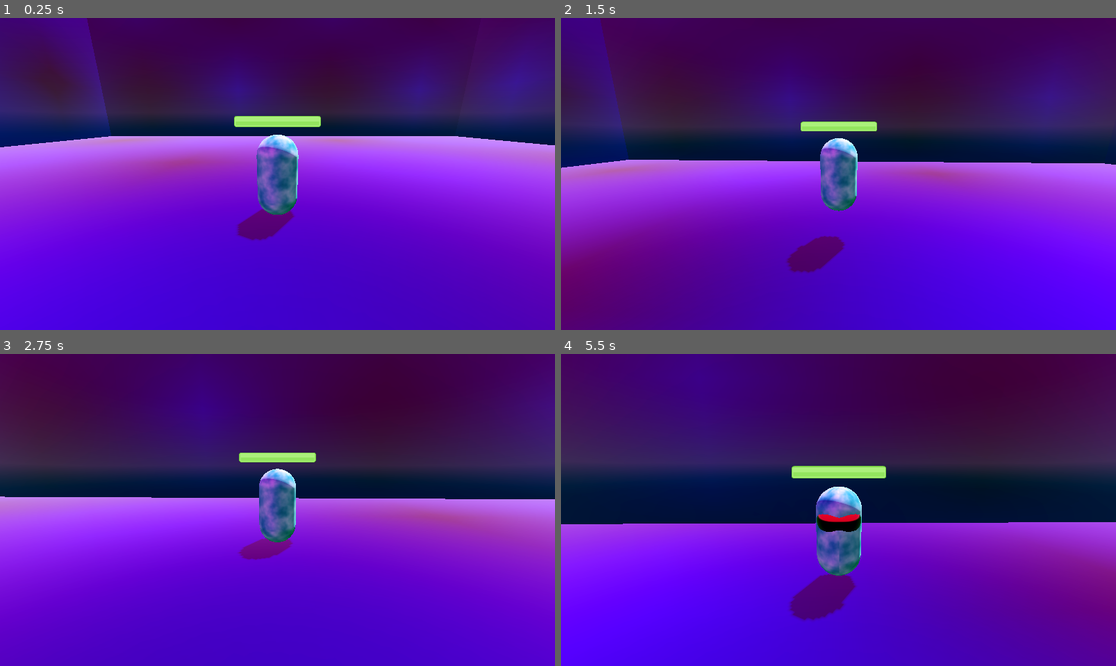
Above: before the commit, frames 1-4 (two rows, left to right).
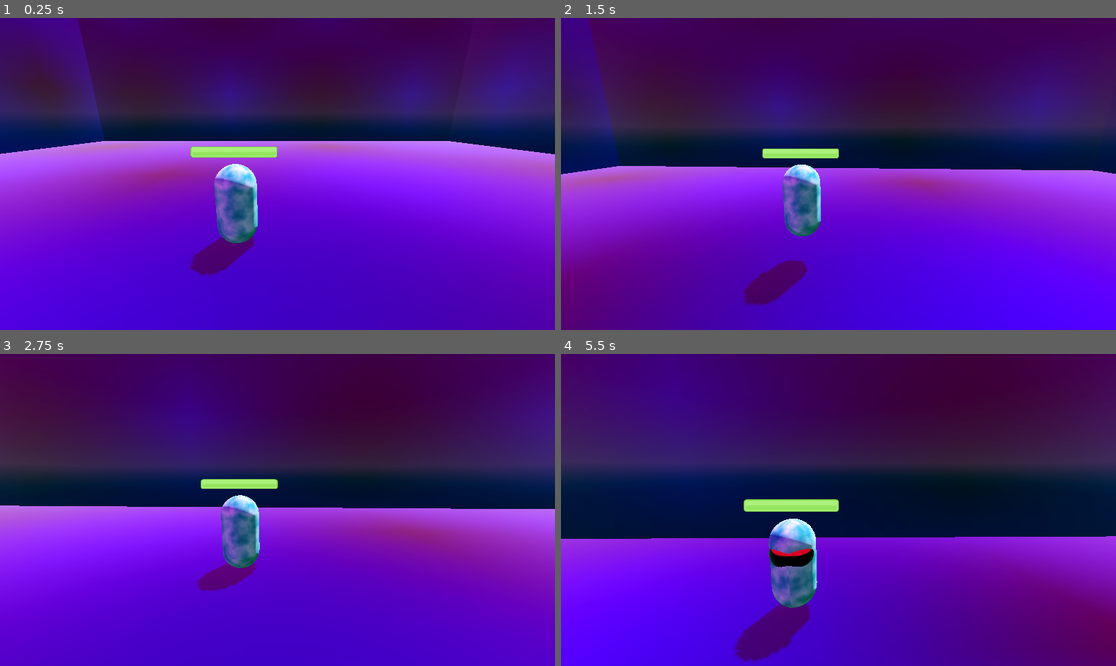
Above: after the commit, the same moments.

Repository: heycrisp/Godot-Cookbook
Game: Godot game, scene res://demo.tscn
Same seed, same stepped clock (60 frames per second), same inputs: the game is played once before the commit and once after it. The project has no main scene, so this scene is started directly.
Inputs (mouse positions are in pixels of both pictures, inside the frame that each line leads up to):
- Up to frame 1 (0.25 s): no input
- Up to frame 2 (1.5 s): move the mouse to (866, 174) at 0.52 s; hold Shift (dash) 0.53-1.28 s; hold W (move_up) from 0.53 s (still down); tap Space (jump) at 0.77 s; move the mouse to (810, 174) at 1.27 s; tap Down (look_down) at 1.35 s
- Up to frame 3 (2.75 s): keep holding W (move_up); tap Space (jump) at 1.52 s; move the mouse to (288, 503) at 2.02 s; tap Left (look_left) at 2.1 s
- Up to frame 4 (5.5 s): keep holding W (move_up); move the mouse to (832, 516) at 2.77 s; tap Right (look_right) at 2.85 s; tap Space (jump) at 3.02, 3.77, 4.52 s; move the mouse to (877, 513) at 3.52 s; tap Up (look_up) at 3.6 s; move the mouse to (794, 506) at 4.27 s; tap Shift (dash) at 4.35 s; move the mouse to (844, 510) at 5.02 s; tap Down (look_down) at 5.1 s

The runs differ from the first frame. In frame 1, 11% of the frame differs, in the area x 0-100%, y 0-83%; in frame 2, 12%; in frame 3, 13%; in frame 4, 21%, in the area x 0-100%, y 35-100%.

Commit message:
Add mouse scroll camera zoom

Diff:
--- a/third-person-controllers/project.godot
+++ b/third-person-controllers/project.godot
@@ -86,3 +86,9 @@
 , Object(InputEventJoypadButton,"resource_local_to_scene":false,"resource_name":"","device":-1,"button_index":9,"pressure":0.0,"pressed":false,"script":null)
 ]
 }
+aim={
+"deadzone": 0.2,
+"events": [Object(InputEventMouseButton,"resource_local_to_scene":false,"resource_name":"","device":-1,"window_id":0,"alt_pressed":false,"shift_pressed":false,"ctrl_pressed":false,"meta_pressed":false,"button_mask":2,"position":Vector2(48, 21),"global_position":Vector2(57, 69),"factor":1.0,"button_index":2,"canceled":false,"pressed":true,"double_click":false,"script":null)
+, Object(InputEventJoypadMotion,"resource_local_to_scene":false,"resource_name":"","device":-1,"axis":5,"axis_value":1.0,"script":null)
+]
+}
--- /dev/null
+++ b/third-person-controllers/third-person-controller/free_cam_spring_arm.gd
@@ -0,0 +1,13 @@
+extends SpringArm3D
+
+@export var sensitivity := 0.1
+@export var zoom_min := 3.0
+@export var zoom_max := 5.0
+
+func _unhandled_input(event: InputEvent) -> void:
+	if event is InputEventMouseButton:
+		if event.is_pressed():
+			if event.button_index == MOUSE_BUTTON_WHEEL_UP:
+				spring_length = maxf(zoom_min, spring_length - sensitivity)
+			elif event.button_index == MOUSE_BUTTON_WHEEL_DOWN:
+				spring_length = minf(zoom_max, spring_length + sensitivity)
--- a/third-person-controllers/third-person-controller/third-person-controller.tscn
+++ b/third-person-controllers/third-person-controller/third-person-controller.tscn
@@ -1,9 +1,10 @@
-[gd_scene load_steps=20 format=3 uid="uid://oxyumaw1iadk"]
+[gd_scene load_steps=21 format=3 uid="uid://oxyumaw1iadk"]
 
 [ext_resource type="Script" uid="uid://d0ixx1sbbgv3y" path="res://third-person-controller/third_person_controller.gd" id="1_raonk"]
 [ext_resource type="Script" uid="uid://drcjvbdv55mrc" path="res://third-person-controller/state-machine/state_machine.gd" id="2_hq6i3"]
 [ext_resource type="Script" uid="uid://crr8qcwlunyou" path="res://third-person-controller/twist.gd" id="2_i6k8c"]
 [ext_resource type="Script" uid="uid://d2tx5e4nqly0v" path="res://third-person-controller/state-machine/idle_walk_run.gd" id="3_otdli"]
+[ext_resource type="Script" uid="uid://b2r8i0h26xa10" path="res://third-person-controller/free_cam_spring_arm.gd" id="3_qxhmk"]
 [ext_resource type="Script" uid="uid://dq5nuw1p8r2m5" path="res://third-person-controller/state-machine/jump.gd" id="4_i6k8c"]
 [ext_resource type="Script" uid="uid://d3bo8vc5ho77h" path="res://third-person-controller/state-machine/fall.gd" id="5_otdli"]
 [ext_resource type="Script" uid="uid://dnyuk46th8ggg" path="res://third-person-controller/state-machine/dash.gd" id="7_yid2g"]
@@ -56,6 +57,9 @@
 material_override = SubResource("StandardMaterial3D_6tgcd")
 mesh = SubResource("CapsuleMesh_b1iq0")
 
+[node name="AimCamera" type="Camera3D" parent="Model"]
+transform = Transform3D(1, 0, 0, 0, 1, 0, 0, 0, 1, 0.703477, 1.01086, 1.33316)
+
 [node name="CollisionShape3D" type="CollisionShape3D" parent="."]
 shape = SubResource("CapsuleShape3D_ss2ul")
 
@@ -67,12 +71,16 @@
 [node name="Pitch" type="Node3D" parent="Twist"]
 transform = Transform3D(1, 0, 0, 0, 0.965926, 0.258819, 0, -0.258819, 0.965926, 0, 0, 0)
 
-[node name="SpringArm3D" type="SpringArm3D" parent="Twist/Pitch"]
+[node name="FreeCamSpringArm" type="SpringArm3D" parent="Twist/Pitch"]
+transform = Transform3D(1, 0, 0, 0, 1, 0, 0, 0, 1, 1, 0.7, 0)
 shape = SubResource("SeparationRayShape3D_yid2g")
 spring_length = 5.0
+script = ExtResource("3_qxhmk")
+zoom_min = 2.0
 
-[node name="FreeCamera" type="Camera3D" parent="Twist/Pitch/SpringArm3D"]
+[node name="FreeCamera" type="Camera3D" parent="Twist/Pitch/FreeCamSpringArm"]
 transform = Transform3D(1, 0, 0, 0, 1, 1.49012e-08, 0, -1.49012e-08, 1, 0.2, 1, 0)
+current = true
 
 [node name="StateMachine" type="Node" parent="." node_paths=PackedStringArray("initial_state")]
 script = ExtResource("2_hq6i3")
--- a/third-person-controllers/third-person-controller/third_person_controller.gd
+++ b/third-person-controllers/third-person-controller/third_person_controller.gd
@@ -7,6 +7,8 @@
 
 @onready var model: Node3D = $Model
 @onready var twist_pivot: Node3D = $Twist
+@onready var free_camera: Camera3D = $Twist/Pitch/Twist/Pitch/FreeCamSpringArm/FreeCamera
+@onready var aim_camera: Camera3D = $Model/AimCamera
 
 @export_category("Health Options")
 @export var hp := 10.0:
Not shown, added: third-person-controllers/third-person-controller/free_cam_spring_arm.gd.uid
